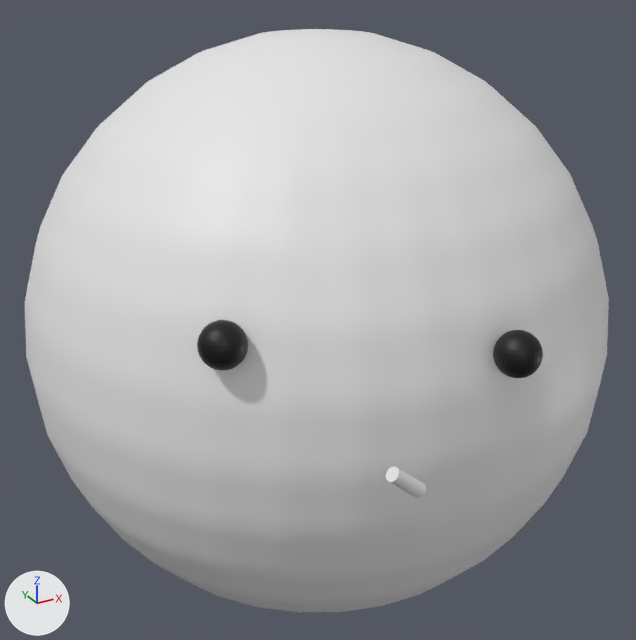
Renders of the glTF model assets/3D/smileyV2.glb from each side of a commit.
Before and after are seen from a 50 mm camera at (-2.73, -5.24, 3.38) aimed at (0.09, -0.12, 0.82). Arrows for +X, +Y and +Z are at lower left; the lights stay in place. The first picture is the older version. Where no turn or scale is listed for an object, it has been applied to the vertices.

The first picture shows 'Cylinder', 'L_Eye', 'R_Eye', 'Sphere'.
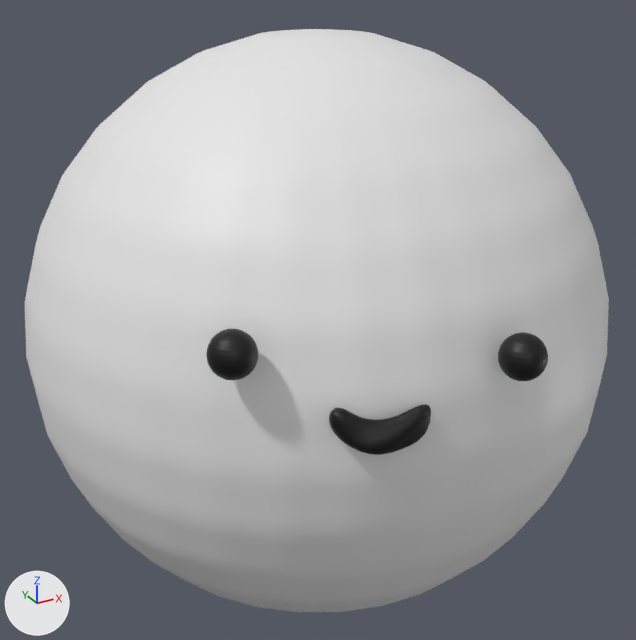
Location of each change, (x1, y1, x2, y2) in pixels of the pictures (636 x 640 px):
'Mouth', added (black)
    after: (329, 404, 431, 455)
'L_Eye', moved
    before: (197, 320, 248, 370)
    after: (206, 329, 258, 380)
'R_Eye', moved
    before: (493, 330, 543, 378)
    after: (498, 332, 548, 381)
'Cylinder', deleted
    before: (386, 466, 426, 498)

What changed in the scene script:
```text
Add me_sphere_004:
    me_sphere_004.from_pydata(...)  # 482 vertices, 960 faces; spans x 0.031..0.548, y 0.059..0.313, z -0.179..0.085
    me_sphere_004.materials.append(mat_material_002)  # black #000000
Change ob_r_eye:
    ob_r_eye.location: (0.221, -2.071, 1.342) -> (0.221, -2.111, 1.342)
Change ob_l_eye:
    ob_l_eye.location: (-1.201, -1.464, 1.466) -> (-1.201, -1.587, 1.466)
Remove ob_cylinder:
    ob_cylinder = bpy.data.objects.new('Cylinder', me_cylinder)
    ob_cylinder.location = (-0.667, -2.396, 0.985)
    ob_cylinder.scale = (-0.0381, -0.0381, -0.0381)
Add ob_mouth:
    ob_mouth = bpy.data.objects.new('Mouth', me_sphere_004)
    ob_mouth.location = (-0.822, -2.107, 1.084)
```
